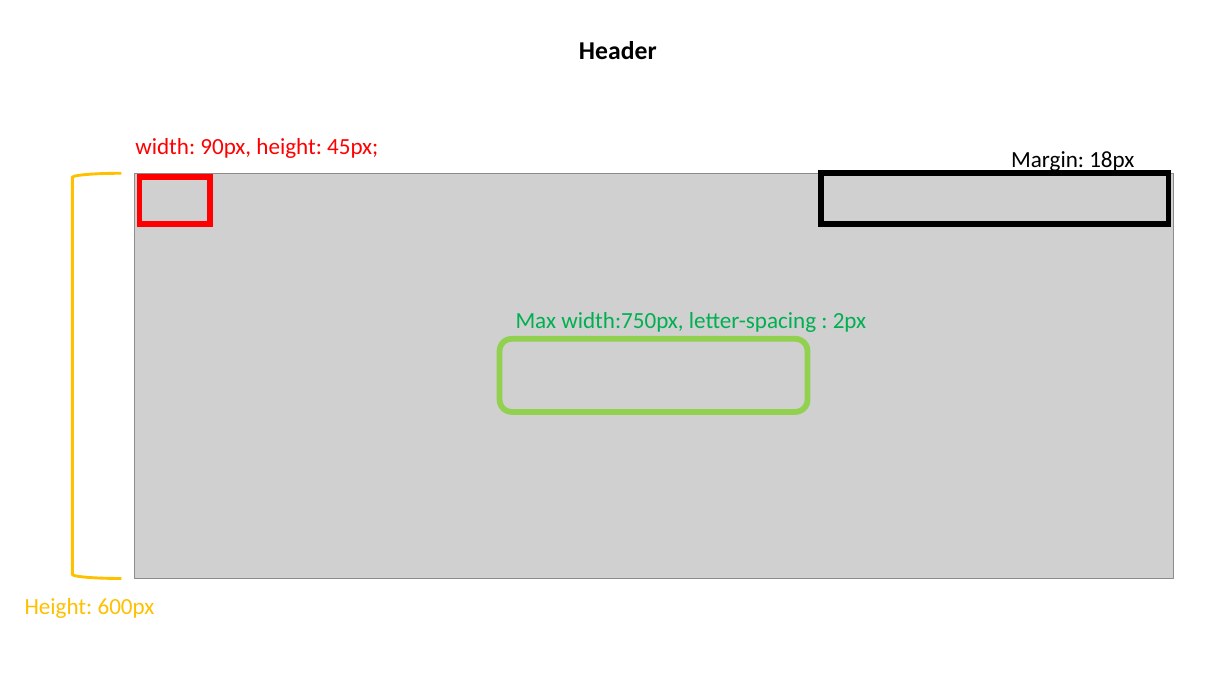
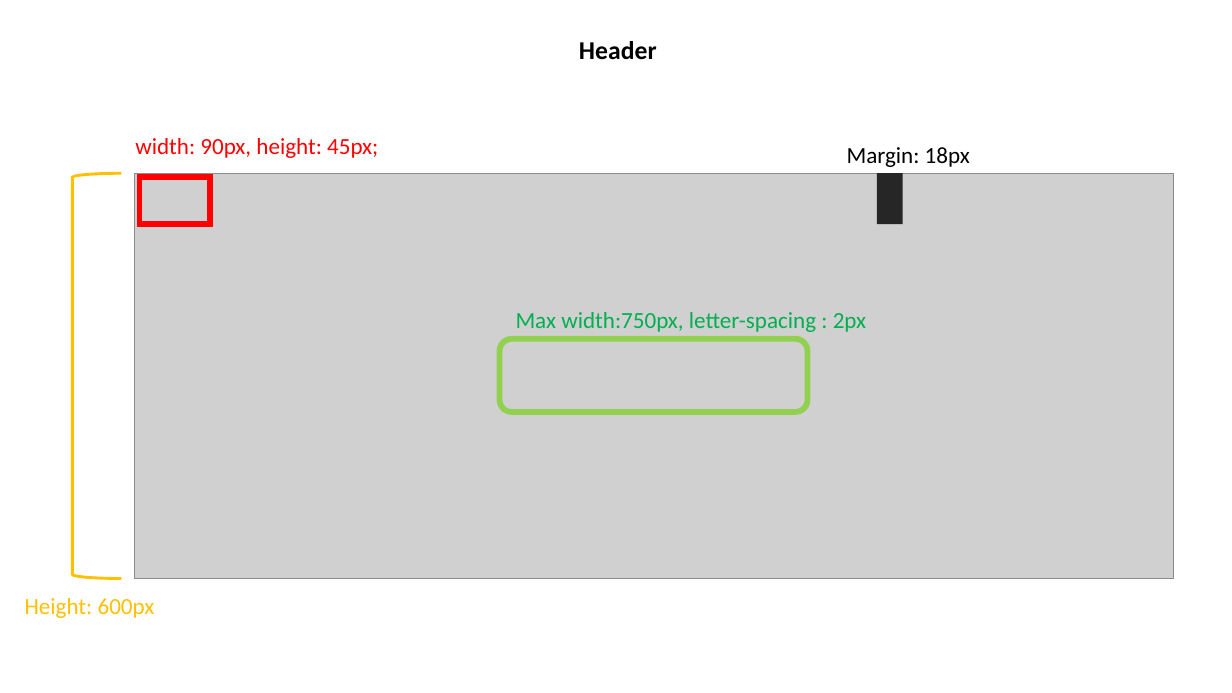
Before and after one commit to O46002060/mhw1, a slide deck: slide 2 of mhw1.pptx. Drawn at 1232x693 pixels with LibreOffice and Linux fonts; fonts in the diff are those of the drawing; grey boxes stand for pictures. Boxes give left, top, right and bottom in pixels: in the first picture for what was removed or moved away, otherwise in the second. Text is boxed around its words. In the diff, an @@ line names an element or a change of style, - is before the commit and + after.

```diff
--- a/mhw1.pptx
+++ b/mhw1.pptx
@@ text "Margin: 18px": place and size @@
-text "Margin: 18px" at bbox=[1011, 151, 1134, 173]
+text "Margin: 18px" at bbox=[847, 147, 970, 167]
@@ rectangle: place and size @@
-rectangle at bbox=[822, 174, 1169, 225]
+rectangle at bbox=[877, 174, 903, 225]
@@ rectangle at bbox=[877, 174, 903, 225]: fill none to #262626; outline #000000 4.5 pt to none @@
```
Also in this commit, not shown: 2 other slides changed, 2 other files.
